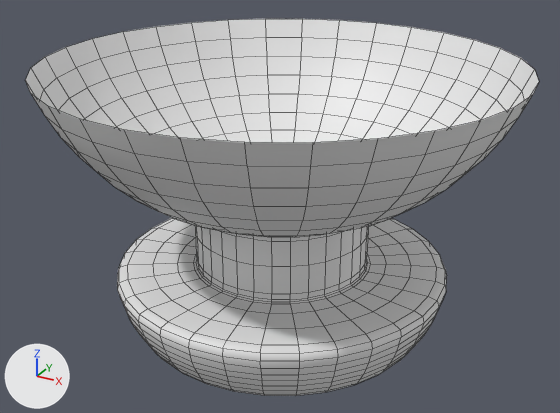
The OBJ model PadForge.App/3DModels/DualSense/White/LeftStickClick.obj as it was, and as the next commit left it.
Both versions are drawn from a 50 mm lens placed at (-7.8, -32.6, -9.2), pointed at (-25.6, -0.1, -25.5). Lighting does not change. The marker at lower left points along +X, +Y and +Z. The first picture is the older version. Mesh edges are drawn as thin lines. Where no turn or scale is listed for an object, it has been applied to the vertices.

Names of what the first picture shows: 'LeftStickClick'.
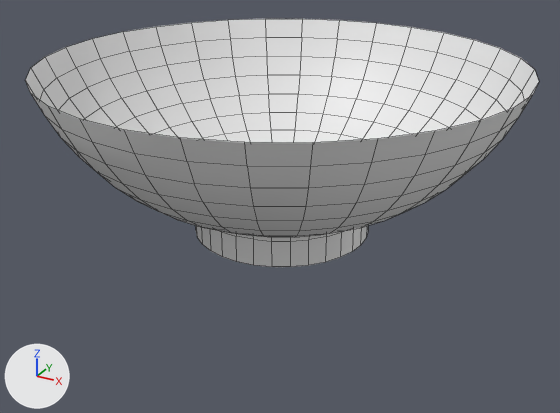
Diff of the bpy script that builds the scene:
```diff
--- a/PadForge.App/3DModels/DualSense/White/LeftStickClick.obj.py
+++ b/PadForge.App/3DModels/DualSense/White/LeftStickClick.obj.py
@@ me_leftstickclick @@
 # used by ob_leftstickclick; location = (0.0, 0.0, 0.0)
-me_leftstickclick.from_pydata(...)  # 1585 vertices, 1568 faces; spans x -37.6..-13.8, y -11.8..12.0, z -32.1..-18.0
+me_leftstickclick.from_pydata(...)  # 448 vertices, 416 faces; spans x -37.6..-13.8, y -11.8..12.0, z -26.7..-18.0
+# me_leftstickclick part 1: 1137 vertices removed from x -34.4..-16.9, y -8.7..8.9, z -32.1..-28.2
```

Location of each change, (x1, y1, x2, y2) in pixels of the pictures (560 x 413 px):
'LeftStickClick', reshaped (34% shorter)
    before: (25, 19, 539, 396)
    after: (25, 19, 539, 267)
part 1 of me_leftstickclick, deleted
    before: (117, 218, 447, 396)
